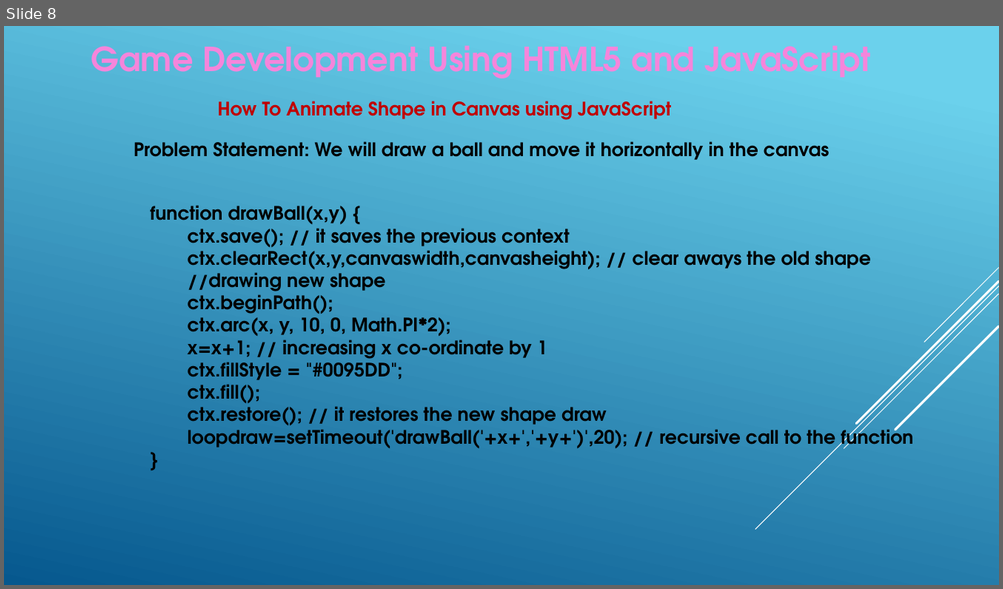
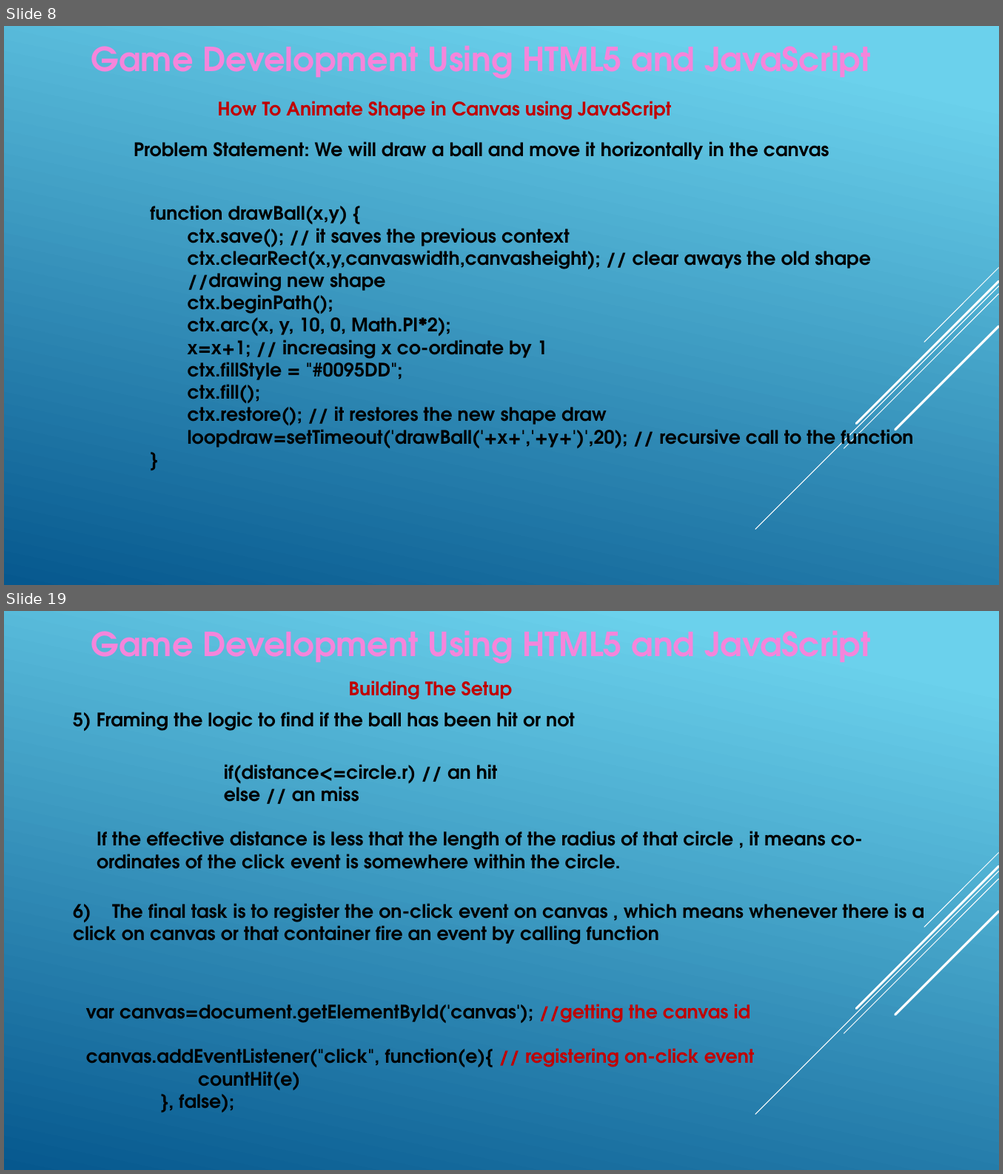
Before and after one commit to alok001/GameDevelopmentJS, a slide deck: GameDevelopment_Session.pptx. Shown one above the other, each under a label of ours: slide 8 before the commit, slides 8 and 19 after it; the slides between them are not shown. The pictures are 1003x589 and 1003x1174 pixels, drawn with LibreOffice and Linux fonts; fonts in the diff are those of the drawing. Boxes give left, top, right and bottom in pixels: in the first picture for what was removed or moved away, otherwise in the second. Text is boxed around its words. In the diff, an @@ line names an element or a change of style, - is before the commit and + after.

Commit message:
latest game is here

```diff
--- a/GameDevelopment_Session.pptx
+++ b/GameDevelopment_Session.pptx
@@ slide 19 added at bbox=[4, 611, 999, 1170], background gradient #6ED2EB to #06588E; not listed: 5 template elements that a slide beside it also shows @@
@@ text added at bbox=[91, 630, 871, 664], 32 pt, text #F585DB, bold @@
+Game Development Using HTML5 and JavaScript
@@ text added at bbox=[349, 681, 512, 700], 18 pt, text #C00000, bold @@
+Building The Setup
@@ text added at bbox=[73, 712, 575, 731], 18 pt, text #000000, bold @@
+5) Framing the logic to find if the ball has been hit or not
@@ text added at bbox=[224, 764, 498, 802], 18 pt, text #000000, bold @@
+if(distance<=circle.r) // an hit
+else // an miss
@@ text added at bbox=[96, 831, 862, 869], 18 pt, text #000000, bold @@
+If the effective distance is less that the length of the radius of that circle , it means co-ordinates of the click event is somewhere within the circle.
@@ text added at bbox=[73, 903, 925, 945], 18 pt, text #000000, bold @@
+6) The final task is to register the on-click event on canvas , which means whenever there is a click on canvas or that container fire an event by calling function
@@ text added at bbox=[86, 1004, 754, 1113], 18 pt, text #000000, bold @@
+var canvas=document.getElementById('canvas'); //getting the canvas id
+canvas.addEventListener("click", function(e){ // registering on-click event
+countHit(e)
+}, false);
```
Also in this commit, not shown: 1 slide changed, 11 other slides added.
